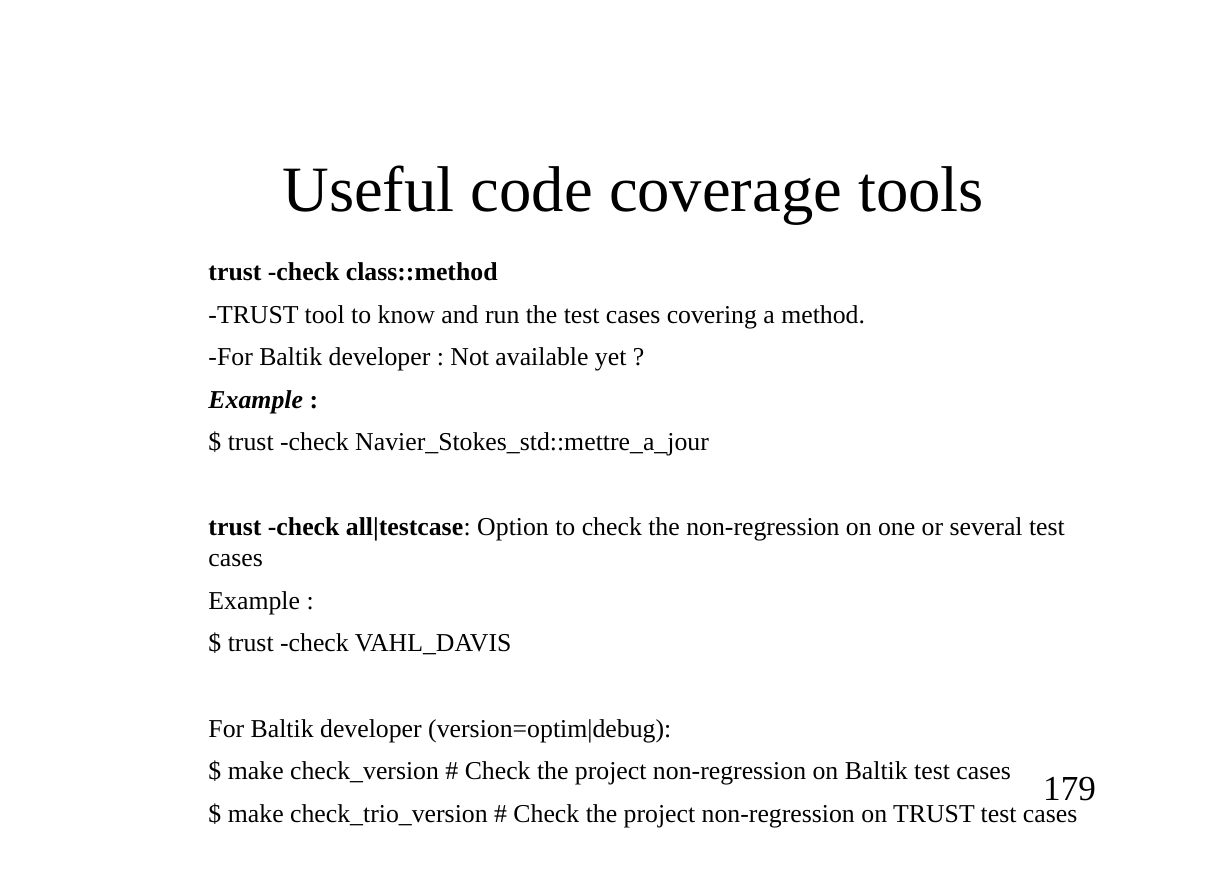
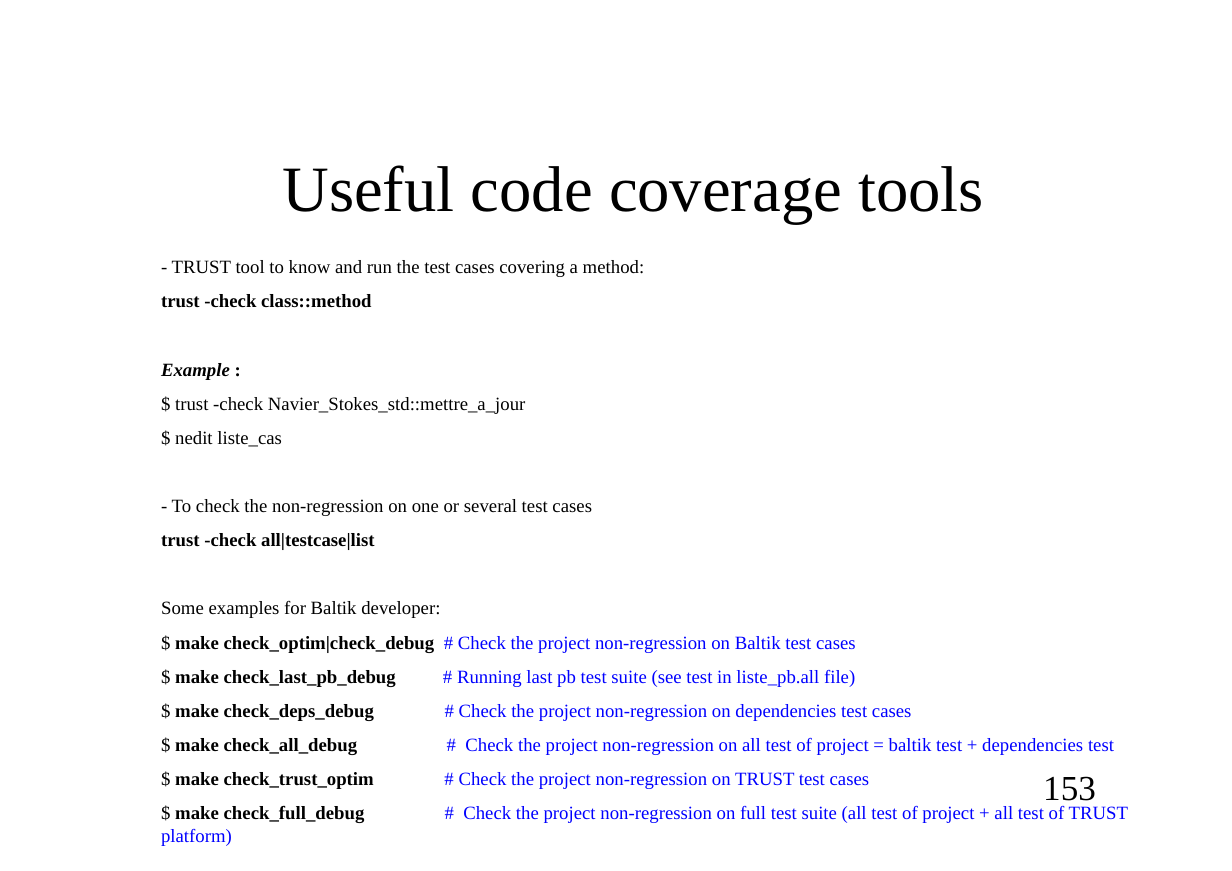
Before and after one commit to cea-trust-platform/trust-code, a slide deck: slide 153 of doc/TRUST/Developer_TRUST_presentation.odp (slide 179 before the commit). Drawn at 1232x871 pixels with LibreOffice and Linux fonts; fonts in the diff are those of the drawing; background and template pictures are left out. Boxes give left, top, right and bottom in pixels: in the first picture for what was removed or moved away, otherwise in the second. Text is boxed around its words. In the diff, an @@ line names an element or a change of style, - is before the commit and + after.

Commit message:
Update of TRUST developper training session, adding tutorial

```diff
--- a/doc/TRUST/Developer_TRUST_presentation.odp
+++ b/doc/TRUST/Developer_TRUST_presentation.odp
@@ text "- TRUST tool to know ...": place and size @@
-text "- TRUST tool to know ..." at (208, 262, 1077, 828)
+text "- TRUST tool to know ..." at (161, 260, 1128, 823)
@@ text at (172, 260, 645, 277): paragraph added @@
+- TRUST tool to know and run the test cases covering a method:
@@ text at (161, 294, 526, 414): size 17.6 to 12.8 pt in "trust -check class::method", "Example :", "$ trust -check Navier_Stokes_std::mettre_a_jour" @@
@@ text at (208, 305, 865, 371): paragraphs removed @@
--TRUST tool to know and run the test cases covering a method.
--For Baltik developer : Not available yet ?
@@ text at (161, 431, 1128, 823): text changed; size 17.6 to 12.8 pt; text colour #000000 to #0000FF @@
-trust -check all|testcase: Option to check the non-regression on one or several test cases
-Example :
-$ trust -check VAHL_DAVIS
-For Baltik developer (version=optim|debug):
-$ make check_version # Check the project non-regression on Baltik test cases
-$ make check_trio_version # Check the project non-regression on TRUST test cases
+$ nedit liste_cas
+- To check the non-regression on one or several test cases
+trust -check all|testcase|list
+Some examples for Baltik developer:
+$ make check_optim|check_debug # Check the project non-regression on Baltik test cases
+$ make check_last_pb_debug # Running last pb test suite (see test in liste_pb.all file)
+$ make check_deps_debug # Check the project non-regression on dependencies test cases
+$ make check_all_debug # Check the project non-regression on all test of project = baltik test + dependencies test
+$ make check_trust_optim # Check the project non-regression on TRUST test cases
+$ make check_full_debug # Check the project non-regression on full test suite (all test of project + all test of TRUST platform)
@@ page number at (1043, 776, 1096, 807): text changed @@
-179
+153
```
Also in this commit, not shown: 104 other slides changed, 20 slides added, 42 slides removed, 7 other files.
